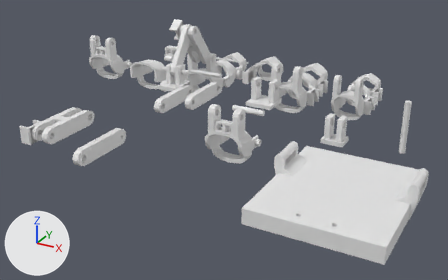
The Blender file glove_mutant.blend: old version first, new version second.
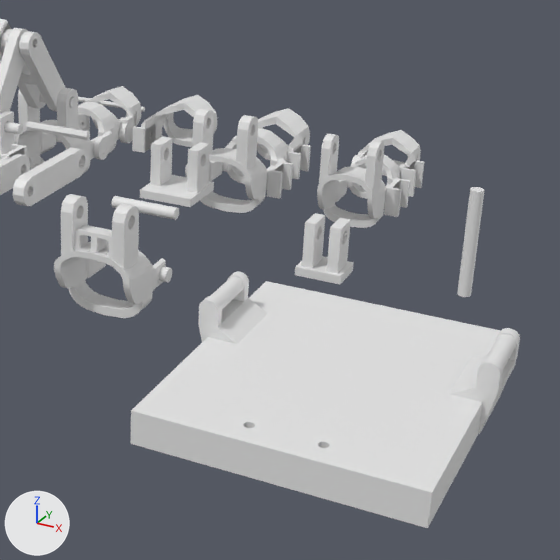
There are two pictures of each version: one whole from a 50 mm camera at (26.4, -47.1, 16.8) aimed at (6.2, -10.5, -1.5), one close up on the part from 40% to 100% of the width and 4% to 100% of the height. The axes (+X, +Y, +Z) are drawn at lower left. The lights are the same throughout.

Objects in the first close-up: 'BackGlove', 'BackGlove.001', 'BackGlove.002', 'BackGlove.004', 'Cube.001', 'Cube.002', 'Cube.003', 'Front Long', 'Front Long.001', 'Mech_Back_Connector', 'MiddleRedesign.001', 'Platform.006'.
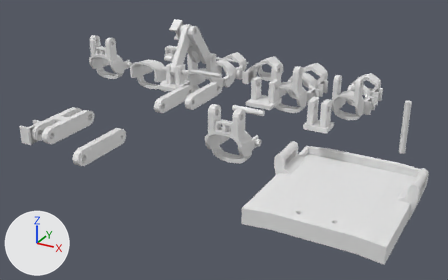
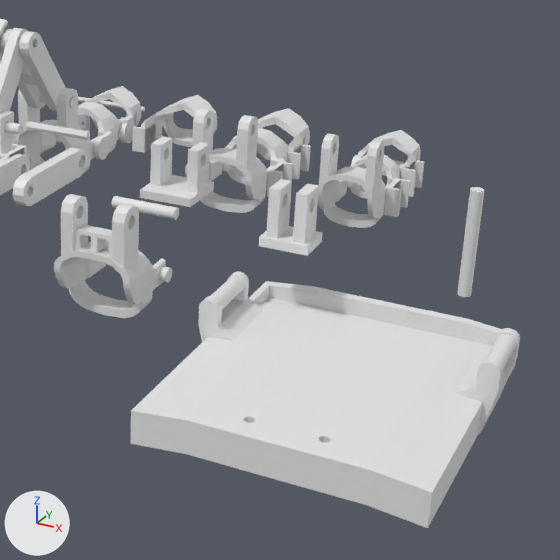
What the commit changed:
me_cube_010 is used by ob_cube_002; location (17.03, -17.32, -0.6); scale (0.02, 0.035, 0.005).
me_cube_010 had 516 vertices, 304 faces and spanned x -215.0..215.0, y -100.0..169.0, z -100.0..335.0.
me_cube_010 now has 572 vertices, 360 faces and spans x -215.0..215.0, y -100.0..169.0, z -100.0..335.0.
Part 1, on me_cube_010:
4 vertices are removed from x -120.0..120.0, y 169.0, z -100.0..100.0.
28 faces are deleted.
134 vertices in x -100.0..100.0, y -100.0..169.0, z -100.0..100.0 move by (0.0, 0.0, 32.0).
4 vertices in x -120.0, y -100.0..100.0, z -100.0..100.0 move by (-68.0, 0.0, 5.0).
4 vertices in x 120.0, y -100.0..100.0, z -100.0..100.0 move by (68.0, 0.0, 4.0).
6 vertices move from x -100.0..100.0, y -100.0..169.0, z -100.0..100.0 to x -188.0..188.0, y -100.0..122.0, z -68.0..132.0.
14 vertices are added at x -188.0..188.0, y 100.0..169.0, z -96.0..132.0.
8 new vertices lie (0.0, 22.0, 0.0) away from vertices in x -199.0..197.0, y 100.0, z -100.0..100.0.
10 new vertices lie (0.0, 38.0, 0.0) away from vertices in x -199.0..197.0, y 100.0..122.0, z -100.0..100.0.
7 new vertices lie (20.0, 0.0, 0.0) away from vertices in x -100.0..100.0, y -100.0..169.0, z -100.0..100.0.
7 new vertices lie (-20.0, 0.0, 0.0) away from vertices in x -100.0..100.0, y -100.0..169.0, z -100.0..100.0.
6 new vertices lie (0.0, 0.0, 200.0) away from vertices in x -120.0..120.0, y 100.0..169.0, z -100.0..-68.0.
8 new vertices lie (0.0, 0.0, -108.0) away from vertices in x -120.0..120.0, y 122.0..169.0, z 100.0..132.0.
84 new faces join them.
Object 'Platform.006' (ob_platform_006) moves from (14.27, -9.56, -0.19) to (14.11, -12.56, 1.9).

Changed parts and their boxes (x1, y1, x2, y2) in the close-ups (560 x 560 px):
'Platform.006', moved
    before: (295, 213, 354, 284)
    after: (259, 179, 322, 256)
part 1 of me_cube_010, built on
    before: (132, 282, 500, 527)
    after: (132, 281, 502, 527)
